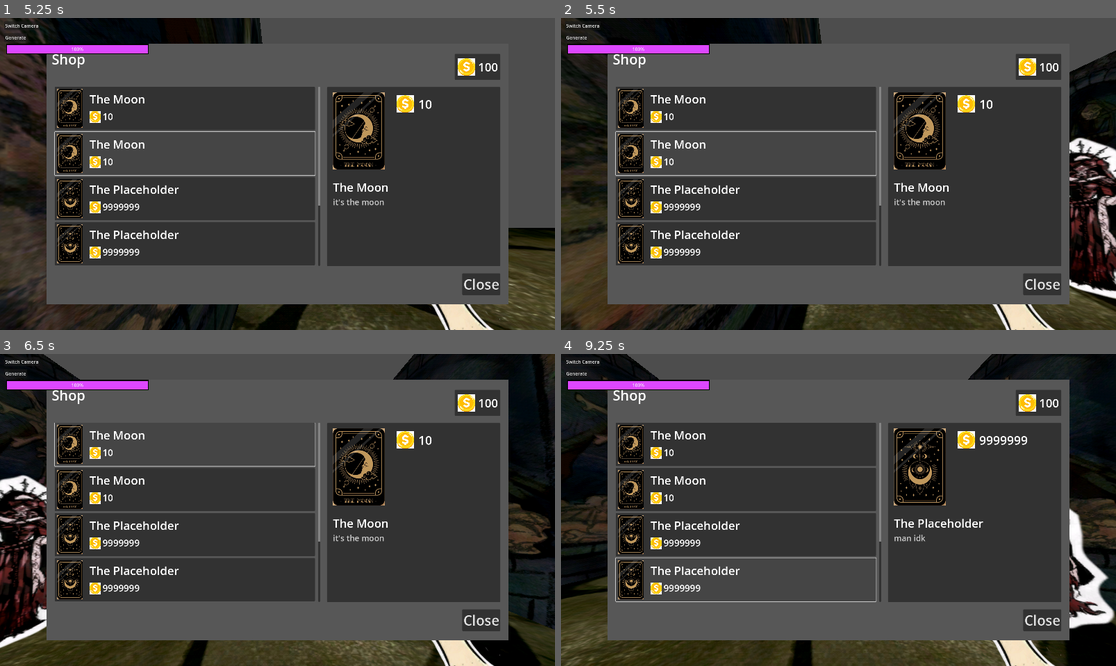
Above: before the commit, frames 1-4 (two rows, left to right).
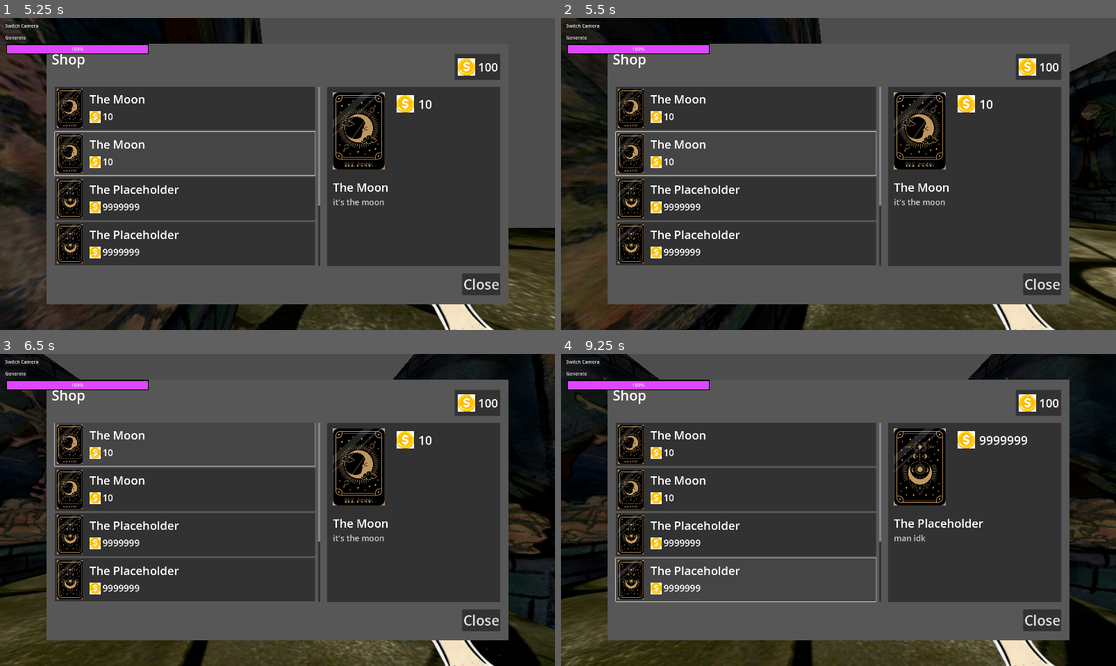
Above: after the commit, the same moments.

Repository: Team-C-623/koven_game
Game: Godot game, scene res://scenes/main3d.tscn
Same seed, same stepped clock (60 frames per second), same inputs: the game is played once before the commit and once after it.
Inputs (mouse positions are in pixels of both pictures, inside the frame that each line leads up to):
- Up to frame 1 (5.25 s): move the mouse to (399, 158) at 0.52 s; hold D (right) 0.53-1.28 s; click (399, 158) at 0.6 s; move the mouse to (166, 189) at 1.27 s; hold S (down) 1.28-2.03 s; click (166, 189) at 1.35 s; move the mouse to (333, 105) at 2.02 s; hold D (right) 2.03-2.78 s; click (333, 105) at 2.1 s; move the mouse to (249, 236) at 2.77 s; hold W (up) 2.78-3.53 s; click (249, 236) at 2.85 s; move the mouse to (444, 220) at 3.52 s; hold A (left) 3.53-5.03 s; click (444, 220) at 3.6 s; move the mouse to (111, 127) at 4.27 s; click (111, 127) at 4.35 s; move the mouse to (305, 174) at 5.02 s; hold S (down) from 5.03 s (still down); click (305, 174) at 5.1 s
- Up to frame 2 (5.5 s): keep holding S (down)
- Up to frame 3 (6.5 s): move the mouse to (194, 432) at 5.77 s; release S (down) at 5.78 s; hold D (right) from 5.78 s (still down); click (194, 432) at 5.85 s
- Up to frame 4 (9.25 s): move the mouse to (960, 494) at 6.52 s; release D (right) at 6.53 s; hold W (up) 6.53-7.28 s; click (960, 494) at 6.6 s; move the mouse to (727, 525) at 7.27 s; hold D (right) 7.28-8.03 s; click (727, 525) at 7.35 s; move the mouse to (894, 441) at 8.02 s; hold S (down) 8.03-8.78 s; click (894, 441) at 8.1 s; move the mouse to (810, 572) at 8.77 s; hold A (left) from 8.78 s (still down); click (810, 572) at 8.85 s

Frame 1 is identical in both runs. In frame 2, 3.0% of the frame differs, in the area x 91-100%, y 38-91%; in frame 3, 3.4%, in the area x 0-9%, y 38-95%; in frame 4, 1.6%.

Commit message:
added nodes

Diff:
--- a/scenes/enemy.tscn
+++ b/scenes/enemy.tscn
@@ -1,10 +1,12 @@
-[gd_scene load_steps=9 format=3 uid="uid://cwnppb0i13jui"]
+[gd_scene load_steps=11 format=3 uid="uid://cwnppb0i13jui"]
 
 [ext_resource type="Script" path="res://scripts/Enemy/enemy.gd" id="1_qk4p4"]
 [ext_resource type="Texture2D" uid="uid://dspqlw5k5oycv" path="res://assets/nun.png" id="2_0nqt1"]
 [ext_resource type="Script" path="res://scripts/StateMachine/state_machine.gd" id="3_3cxlk"]
 [ext_resource type="Script" path="res://scripts/Enemy/enemy_wanderer.gd" id="4_w2i60"]
 [ext_resource type="Script" path="res://scripts/Enemy/enemy_chase.gd" id="5_3qmdi"]
+[ext_resource type="Script" path="res://scenes/health_component.gd" id="6_4pajb"]
+[ext_resource type="Script" path="res://scenes/hitbox_component.gd" id="7_jnae2"]
 
 [sub_resource type="CapsuleMesh" id="CapsuleMesh_3uryv"]
 
@@ -55,6 +57,13 @@
 [node name="EnemyChase" type="Node" parent="StateMachine"]
 script = ExtResource("5_3qmdi")
 
+[node name="HealthComponent" type="Node3D" parent="."]
+script = ExtResource("6_4pajb")
+
+[node name="HitboxComponent" type="Area3D" parent="." node_paths=PackedStringArray("health_component")]
+script = ExtResource("7_jnae2")
+health_component = NodePath("../HealthComponent")
+
 [connection signal="body_entered" from="Area3D" to="." method="_on_area_3d_body_entered"]
 [connection signal="body_exited" from="Area3D" to="." method="_on_area_3d_body_exited"]
 [connection signal="timeout" from="health_timer" to="." method="_on_health_timer_timeout"]
--- a/scenes/enemy_spawner.tscn
+++ b/scenes/enemy_spawner.tscn
@@ -6,7 +6,7 @@
 script = ExtResource("1_gtxt6")
 
 [node name="MobTimer" type="Timer" parent="."]
-wait_time = 5.0
+wait_time = 10.0
 autostart = true
 
 [connection signal="timeout" from="MobTimer" to="." method="_on_mob_timer_timeout"]
--- /dev/null
+++ b/scenes/health_component.gd
@@ -0,0 +1,14 @@
+extends Node3D
+class_name HealthComponent
+
+@export var MAX_HEALTH := 10.0
+var health : float
+
+func _ready():
+	health = MAX_HEALTH
+
+func damage(attack: Attack):
+	health -= attack.attack_damage
+
+	if health <= 0:
+		get_parent().queue_free()
--- /dev/null
+++ b/scenes/hitbox_component.gd
@@ -0,0 +1,7 @@
+extends Area3D
+
+@export var health_component : HealthComponent
+
+func damage(attack: Attack):
+	if health_component:
+		health_component.damage(attack)
--- a/scenes/player_3d.tscn
+++ b/scenes/player_3d.tscn
@@ -31,3 +31,7 @@
 
 [node name="Wand" parent="head/PlayerCam" instance=ExtResource("2_ivwlt")]
 transform = Transform3D(0.5, 0, 0, 0, 0.499445, 0.0235444, 0, -0.0235444, 0.499445, 0.122612, -0.0816861, -0.217216)
+
+[node name="RayCast3D" type="RayCast3D" parent="head/PlayerCam"]
+transform = Transform3D(0.5, 0, 0, 0, 0.5, 0, 0, 0, 0.5, 0.192296, -0.0356688, -0.218458)
+target_position = Vector3(0, 0, -1)
--- a/scripts/Enemy/enemy.gd
+++ b/scripts/Enemy/enemy.gd
@@ -7,9 +7,9 @@
 @export var CHASE_DISTANCE: float = 10.0  # Distance at which the enemy starts chasing
 
 @onready var sprite: Sprite3D = $Sprite3D
-@onready var ray_cast: RayCast3D = $Sprite3D/RayCast3Ds
+#@onready var ray_cast: RayCast3D = $Sprite3D/RayCast3Ds
 
-# Health Bar
+# Player Health Bar
 @onready var progress = $"../CanvasLayer/ProgressBar"
 @onready var health_timer = $"health_timer"
 
--- a/scripts/player.gd
+++ b/scripts/player.gd
@@ -1,5 +1,11 @@
 extends CharacterBody3D
 
+@onready var wand = $head/PlayerCam/Wand
+
+#attack settings
+var attack_damage := 10.0
+
+#camera settings
 const SENS = 0.4
 const SPEED = 5.0
 
@@ -12,7 +18,7 @@
 const BASE_FOV = 90.0
 const FOV_CHANGE = 1.5
 
-# Flame
+#Flame
 var flame = load("res://weapons/Flame.tscn")
 var instance
 
@@ -55,14 +61,19 @@
 	var target_fov = BASE_FOV + FOV_CHANGE
 	camera.fov = lerp(camera.fov, target_fov, _delta * 8.0)
 
-	#Shooting
+	##Shooting
 	if Input.is_action_just_pressed("shoot"):
+		#wand.shoot()
 		if !wand_anim.is_playing():
+			# Animation for shooting
 			wand_anim.play("cast")
 			instance = flame.instantiate()
 			instance.position = wand_tip.global_position
 			instance.transform.basis = wand_tip.global_transform.basis
 			get_parent().add_child(instance)
+			# actual damage
+			var attack = Attack.new()
+			attack.attack_damage = attack_damage
 
 	move_and_slide()
 
--- /dev/null
+++ b/weapons/Attack.gd
@@ -0,0 +1,3 @@
+class_name Attack
+
+var attack_damage: float
--- a/weapons/Flame.tscn
+++ b/weapons/Flame.tscn
@@ -20,7 +20,7 @@
 lightmap_size_hint = Vector2i(190, 0)
 size = Vector3(0.02, 0.02, 0.02)
 
-[node name="Flame" type="Node3D"]
+[node name="Flame" type="Node3D" groups=["flame group"]]
 transform = Transform3D(0.3, 0, 0, 0, 0.0024923, 0.29999, 0, -0.29999, 0.0024923, 0, 0, 0)
 script = ExtResource("1_bn3o8")
 
--- a/weapons/flame.gd
+++ b/weapons/flame.gd
@@ -5,7 +5,6 @@
 @onready var mesh = $MeshInstance3D
 @onready var ray = $RayCast3D
 @onready var particles = $GPUParticles3D
-
 
 # Called when the node enters the scene tree for the first time.
 func _process(delta: float) -> void:
--- a/weapons/wand.gd
+++ b/weapons/wand.gd
@@ -1,49 +1,16 @@
 extends Node3D
 
-#@onready var wand: Node3D = $"."
-#@onready var player_cam: Camera3D = $root/Main/Player/PlayerCam
-##@onready var player: CharacterBody3D = $".."
-#const FLAME = preload("res://weapons/Flame.tscn")
-#
-## Called when the node enters the scene tree for the first time.
-#func _ready() -> void:
-	## NEED THIS CODE FOR DEBUGGING THE PLAYER_CAM
-	#player_cam = get_node_or_null("/root/Main/Player/PlayerCam")
+# Flame
+var flame = load("res://weapons/Flame.tscn")
+var instance
 
+@onready var wand_anim = $AnimationPlayer
+@onready var wand_tip = $root/Main/Player/head
 
-# Getting the cursors position in the 3D space
-#func get_cursor_world_position():
-	#var viewport = get_viewport()
-	#var mouse_pos = viewport.get_mouse_position()
-	#var from = player_cam.project_ray_origin(mouse_pos)
-	#var to = from + player_cam.project_ray_normal(mouse_pos) * 1000
-	#
-	#var space_state = get_world_3d().direct_space_state
-	#var query = PhysicsRayQueryParameters3D.create(from, to)
-	#var result = space_state.intersect_ray(query)
-	#
-	#if result:
-		#return result.position
-	#else:
-		#return to
-
-
-# Shooting function
 #func shoot():
-	#if FLAME:
-		## initialize the flame icon
-		#var flame_instance = FLAME.instantiate()
-		#get_tree().get_root().add_child(flame_instance)
-		#
-		## position of player and flame stay consistent
-		#flame_instance.global_transform.origin = wand.global_transform.origin
-		#var target_position = get_cursor_world_position()
-		#var direction = (target_position - flame_instance.global_transform.origin).normalized()
-		#
-		#flame_instance.direction = direction
-		#flame_instance.velocity = direction * 20
-		#
-#func _input(event):
-	#if event is InputEventMouseButton and event.pressed and event.button_index == MOUSE_BUTTON_LEFT:
-		#shoot()
-		#
+	#if !wand_anim.is_playing():
+		#wand_anim.play("cast")
+		#instance = flame.instantiate()
+		#instance.position = wand_tip.global_position
+		#instance.transform.basis = wand_tip.global_transform.basis
+		#get_parent().add_child(instance)
